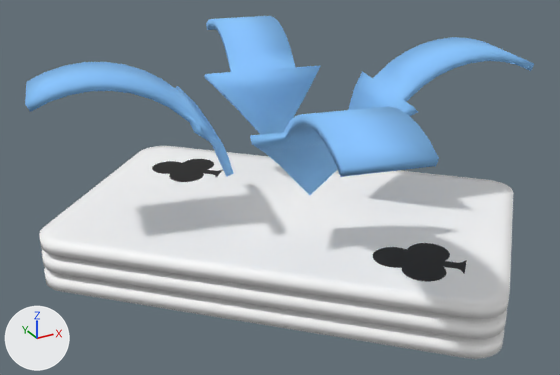
A saved change to the glTF model src/models/return_card_icon.glb.
Rendered twice from a 50 mm camera at (-0.0622, -0.1095, 0.0627) aimed at (-0.0024, -0.0008, 0.0084). The lights are fixed; the arrows at lower left show +X, +Y and +Z.

In view in the first picture: 'Cards'.
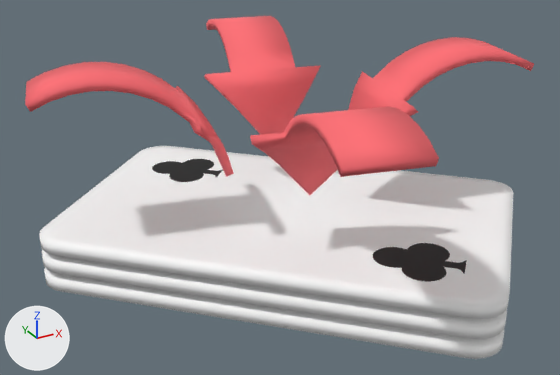
Where the change shows, as pixel boxes (x1, y1, x2, y2) in the pictures (560 x 375 px):
'Cards', recoloured (blue to red): (25, 16, 534, 199) in both

Diff of the bpy script that builds the scene:
```diff
--- a/src/models/return_card_icon.glb.py
+++ b/src/models/return_card_icon.glb.py
@@ mat_sky_blue @@
 mat_sky_blue = principled_material('Sky_Blue')
-mat_sky_blue.base_color = (0.241, 0.561, 1.0)  # blue #87c5ff
+mat_sky_blue.base_color = (1.0, 0.152, 0.172)  # red #ff6d73
 mat_sky_blue.roughness = 0.794
```
